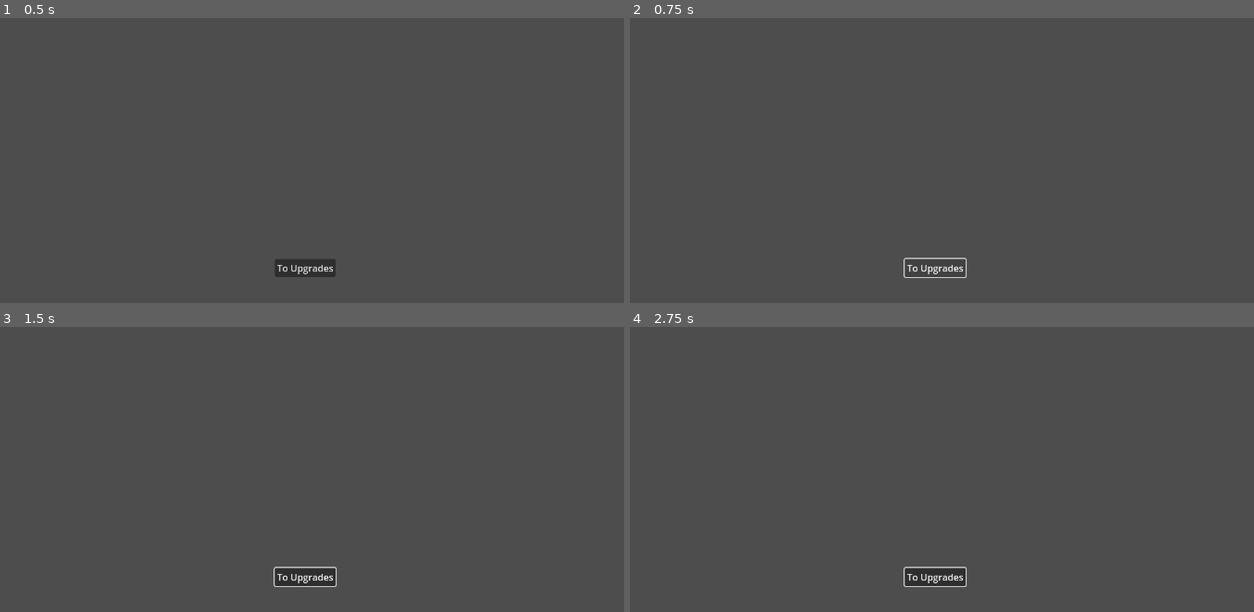
Above: before the commit, frames 1-4 (two rows, left to right).
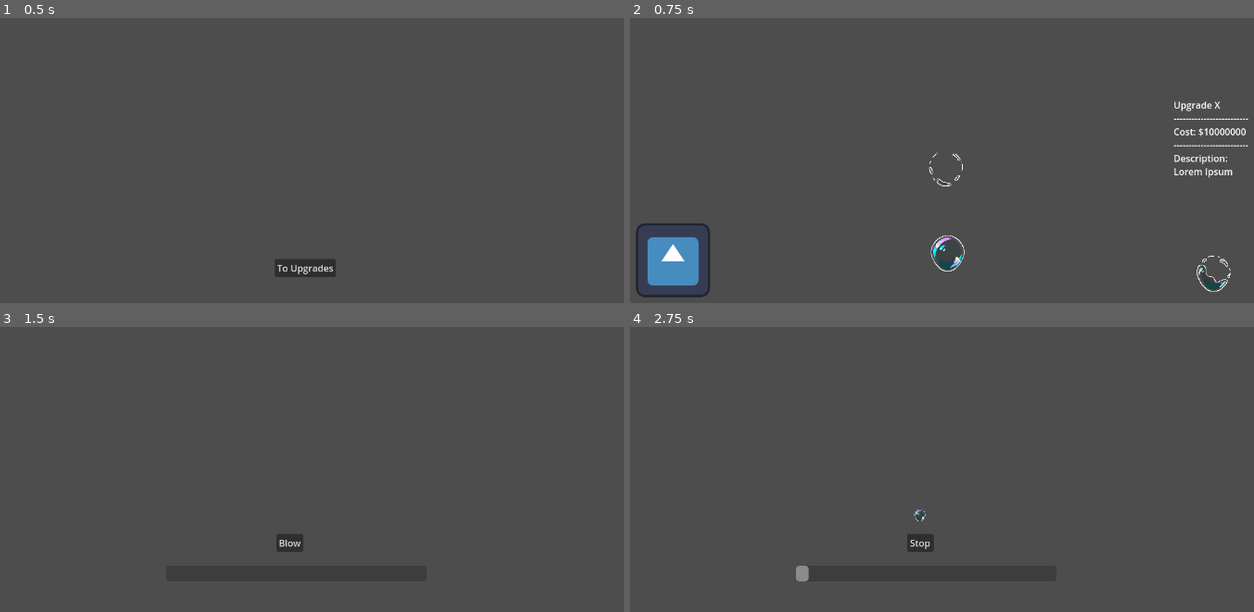
Above: after the commit, the same moments.

Repository: Topech/gamejam2025
Game: Godot game, scene res://round_scoreboard.tscn
Same seed, same stepped clock (60 frames per second), same inputs: the game is played once before the commit and once after it. This scene is started directly instead of the project's main scene. The engine's default icon, where the game draws it, is replaced by a stand-in: a white triangle on a blue panel in a dark square.
Inputs (mouse positions are in pixels of both pictures, inside the frame that each line leads up to):
- Up to frame 1 (0.5 s): no input
- Up to frame 2 (0.75 s): click "To Upgrades" at 0.5 s
- Up to frame 3 (1.5 s): click (43, 569) at 1.27 s
- Up to frame 4 (2.75 s): click (917, 543) at 2 s, where only the run after the commit has a clickable "Blow"

Frame 1 is identical in both runs. In frame 2, 3.1% of the frame differs, in the area x 0-100%, y 29-99%; in frame 3, 0.6%; in frame 4, 0.8%.
Error in both runs: Invalid access to property or key 'time_taken' on a base object of type 'Nil'. (res://round_scoreboard.gd:17)

Commit message:
fix going to upgrade screen

Diff:
--- a/round_scoreboard.gd
+++ b/round_scoreboard.gd
@@ -21,5 +21,4 @@
 
 
 func _on_next_button_pressed() -> void:
-	# get_tree().change_scene_to_file("res://upgrades.tscn")
-	pass
+	get_tree().change_scene_to_file("res://upgrade_screen.tscn")
